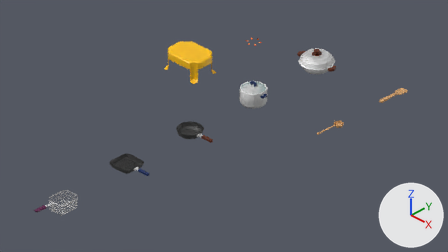
Renders of the Blender file assets/src/Cooking/Cookware.blend from each side of a commit.
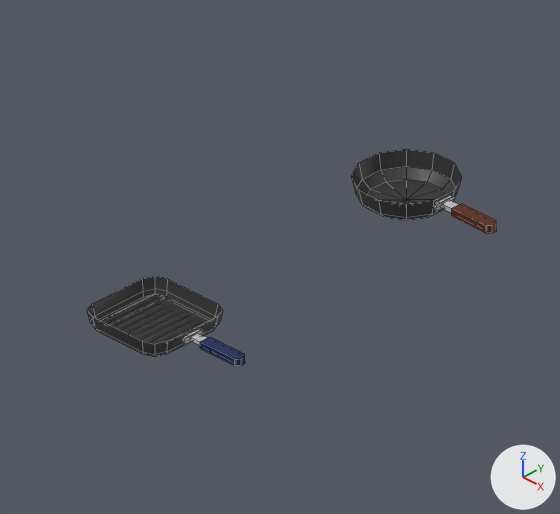
Old and new are each drawn from the file's camera 'Camera' and again close up on the part from 20% to 51% of the width and 33% to 85% of the height. Lighting does not change. The marker at lower right points along +X, +Y and +Z. The close-ups show mesh edges as thin lines.

In view in the first close-up: 'GrillPan', 'Skillet'.
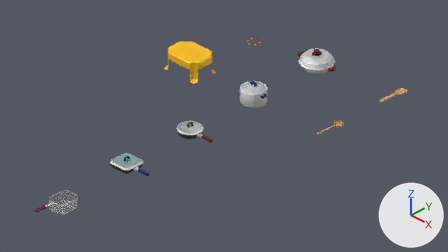
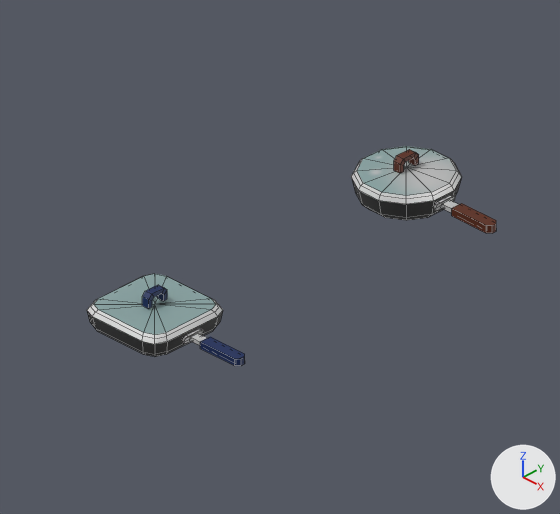
Commit message: Model skillet and grill pan lids

The change, as a list of edits to the scene's bpy script:
```text
Add me_cube_004:
    me_cube_004.from_pydata(...)  # 61 vertices, 55 faces; spans x -0.12..0.12, y -0.12..0.12, z 0.04..0.094
    me_cube_004.polygons.foreach_set('use_smooth', [True] * 55)
    # faces by material slot: [24, 12, 19]
    me_cube_004.materials.append(mat_stainlesssteel)  # picture img_stainlesssteel
    me_cube_004.materials.append(mat_glass)  # picture img_glass
    me_cube_004.materials.append(mat_blueaccent)  # dark blue #002259
Add me_cylinder_003:
    me_cylinder_003.from_pydata(...)  # 61 vertices, 55 faces; spans x -0.12..0.12, y -0.12..0.12, z 0.06..0.119
    me_cylinder_003.polygons.foreach_set('use_smooth', [True] * 55)
    # faces by material slot: [24, 12, 19]
    me_cylinder_003.materials.append(mat_stainlesssteel)  # picture img_stainlesssteel
    me_cylinder_003.materials.append(mat_glass)  # picture img_glass
    me_cylinder_003.materials.append(mat_redaccent)  # brown #592100
Add ob_grillpanlid:
    ob_grillpanlid = bpy.data.objects.new('GrillPanLid', me_cube_004)
    ob_grillpanlid.parent = ob_grillpan
    ob_grillpanlid.matrix_parent_inverse = Matrix(((1.0, 0.0, 0.0, -1.2), (0.0, 1.0, 0.0, 2.8), (0.0, 0.0, 1.0, 0.0), (0.0, 0.0, 0.0, 1.0)))
    ob_grillpanlid.location = (1.2, -2.8, 0.0)
Add ob_skilletlid:
    ob_skilletlid = bpy.data.objects.new('SkilletLid', me_cylinder_003)
    ob_skilletlid.parent = ob_skillet
    ob_skilletlid.matrix_parent_inverse = Matrix(((1.0, 0.0, 0.0, -1.2), (0.0, 1.0, 0.0, 2.0), (0.0, 0.0, 1.0, 0.0), (0.0, 0.0, 0.0, 1.0)))
    ob_skilletlid.location = (1.2, -2.0, 0.0)
```

Changed parts and their boxes (x1, y1, x2, y2) in the close-ups (560 x 514 px):
'GrillPanLid', added: after (87, 274, 223, 344)
    faces in mat_glass (picture img_glass): (94, 274, 216, 335)
    faces in mat_stainlesssteel (picture img_stainlesssteel): (87, 299, 223, 344)
    faces in mat_blueaccent (dark blue #002259): (142, 285, 167, 309)
'SkilletLid', added: after (351, 146, 461, 204)
    faces in mat_glass (picture img_glass): (357, 146, 456, 196)
    faces in mat_stainlesssteel (picture img_stainlesssteel): (351, 159, 461, 204)
    faces in mat_redaccent (brown #592100): (394, 149, 419, 173)
'GrillPan', unchanged, covered by the edit: before (87, 276, 245, 366); after (87, 311, 245, 366)
'Skillet', unchanged, covered by the edit: before (351, 149, 496, 233); after (351, 177, 496, 233)
